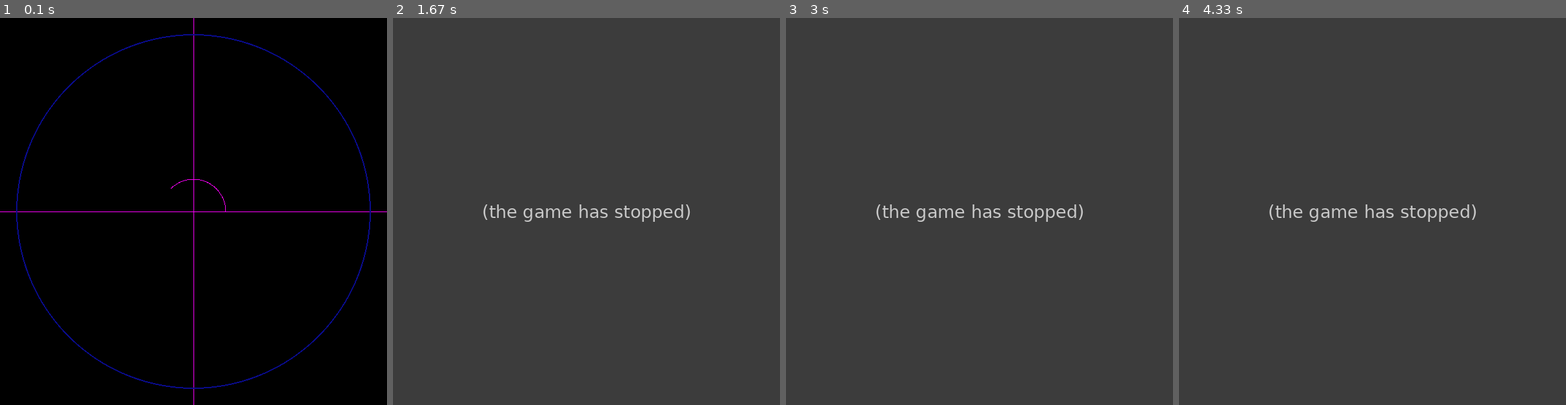
Above: before the commit, frames 1-4 (left to right).
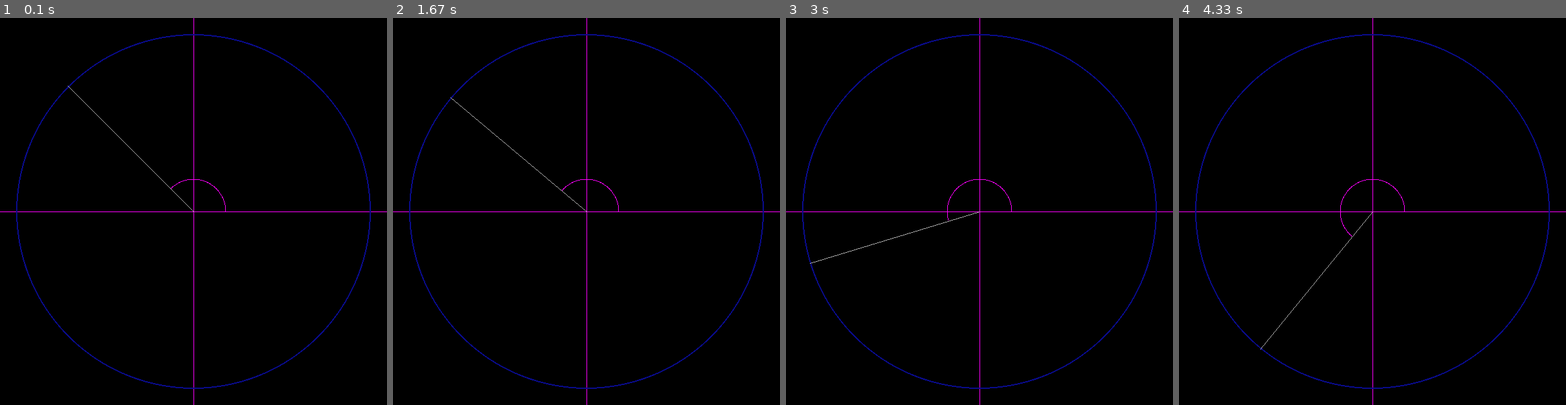
Above: after the commit, the same moments.

Repository: Kingcitaldo125/UnitCirclePygame
Game: pygame game, started from unit_circle.py
Two runs of this game, one before a commit and one after it. Both use one fixed random seed, a clock stepped at 60 frames per second and the inputs below.
Inputs (mouse positions are in pixels of both pictures, inside the frame that each line leads up to):
- Up to frame 1 (0.1 s): no input
- Up to frame 2 (1.67 s): click (586, 211) at 0.38 s; click (625, 296) at 0.72 s; click (725, 346) at 1.05 s; click (493, 134) at 1.38 s
- Up to frame 3 (3 s): click (979, 257) at 1.72 s; click (925, 130) at 2.05 s; click (1114, 312) at 2.38 s; click (855, 250) at 2.72 s
- Up to frame 4 (4.33 s): click (1260, 137) at 3.05 s; click (1279, 281) at 3.38 s; click (1511, 300) at 3.72 s; click (1256, 354) at 4.05 s

The runs differ from the first frame. In frame 1, less than 0.1% of the frame differs, in the area x 17-51%, y 17-51%; in frame 2, 100%; in frame 3, 100%; in frame 4, 100%, in the area x 0-100%, y 0-100%.
Error before the commit: ValueError: Can't normalize Vector of length Zero (unit_circle.py line 71); the game stopped at 0.33 s (later frames are placeholders)

Commit message:
draw vector; fix angle div by 0 err

Diff:
--- a/unit_circle.py
+++ b/unit_circle.py
@@ -67,16 +67,28 @@
 		# Update
 		mouse_pos = pygame.math.Vector2(pygame.mouse.get_pos())
 
-		loc_vec = mouse_pos - midpoint
-		loc_vec.normalize_ip()
+		angle_vec = mouse_pos - midpoint
+		cangle = 0
 
-		cangle = int(left_vec.angle_to(loc_vec))
+		try:
+			angle_vec.normalize_ip()
+			cangle = int(left_vec.angle_to(angle_vec))
+		except ValueError:
+			pass
+
 		if cangle < 0:
 			cangle = -cangle
 		else:
 			cangle = 360 - cangle
 
-		#print("cangle", cangle)
+		# Extract position details from the angle
+		# Should automatically translate to the midpoint
+		# and scale to the outline circle's radius
+		canglex, cangley = get_translated_position_from_angle(
+			midpoint,
+			cangle,
+			outline_rad,
+		)
 
 		# Input
 		for e in pygame.event.get():
@@ -105,12 +117,12 @@
 		draw_circle_angle(screen, midpoint, cangle)
 
 		# location vector
-		#pygame.draw.line(
-		#	screen,
-		#	grey_col,
-		#	(int(midpoint.x), int(midpoint.y)),
-		#	(int(canglex), int(cangley)),
-		#)
+		pygame.draw.line(
+			screen,
+			grey_col,
+			(int(midpoint.x), int(midpoint.y)),
+			(int(canglex), int(cangley)),
+		)
 		pygame.display.flip()
 
 	pygame.display.quit()
